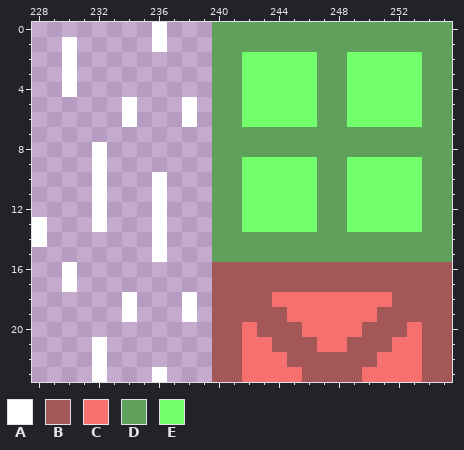
Two states of a pixel-art file, Assets/Sprites/Tiles.aseprite. Above, as it was before the edit.
256x256 pixels, 1 frame. Colours within 5 levels of each other are drawn and written as one. Shown: x 228..255, y 0..23.
Palette (. is transparent): A #ffffff  B #a45757  C #f67070  D #5fa05d  E #71ff6c
Pixels before, first column x 228:
 0 ........A...DDDDDDDDDDDDDDDD
 1 ..A.....A...DDDDDDDDDDDDDDDD
 2 ..A.........DDEEEEEDDEEEEEDD
 3 ..A.........DDEEEEEDDEEEEEDD
 4 ..A.........DDEEEEEDDEEEEEDD
 5 ......A...A.DDEEEEEDDEEEEEDD
 6 ......A...A.DDEEEEEDDEEEEEDD
 7 ............DDDDDDDDDDDDDDDD
 8 ....A.......DDDDDDDDDDDDDDDD
 9 ....A.......DDEEEEEDDEEEEEDD
10 ....A...A...DDEEEEEDDEEEEEDD
11 ....A...A...DDEEEEEDDEEEEEDD
12 ....A...A...DDEEEEEDDEEEEEDD
13 A...A...A...DDEEEEEDDEEEEEDD
14 A.......A...DDDDDDDDDDDDDDDD
15 ........A...DDDDDDDDDDDDDDDD
16 ..A.........BBBBBBBBBBBBBBBB
17 ..A.........BBBBBBBBBBBBBBBB
18 ......A...A.BBBBCCCCCCCCBBBB
19 ......A...A.BBBBBCCCCCCBBBBB
20 ............BBCBBBCCCCBBBCBB
21 ....A.......BBCCBBBCCBBBCCBB
22 ....A.......BBCCCBBBBBBCCCBB
23 ....A...A...BBCCCCBBBBCCCCBB
The result:
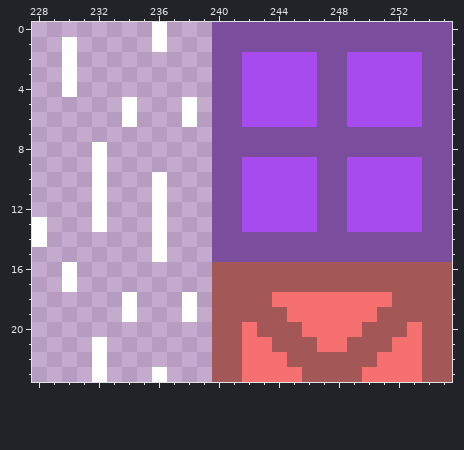
Change:
Colour D changes from #5fa05d to #7a4e9c.
Colour E changes from #71ff6c to #a74bee.
Changed places in both pictures, as pixel boxes (x1, y1, x2, y2):
changed: (212, 22, 452, 262)
